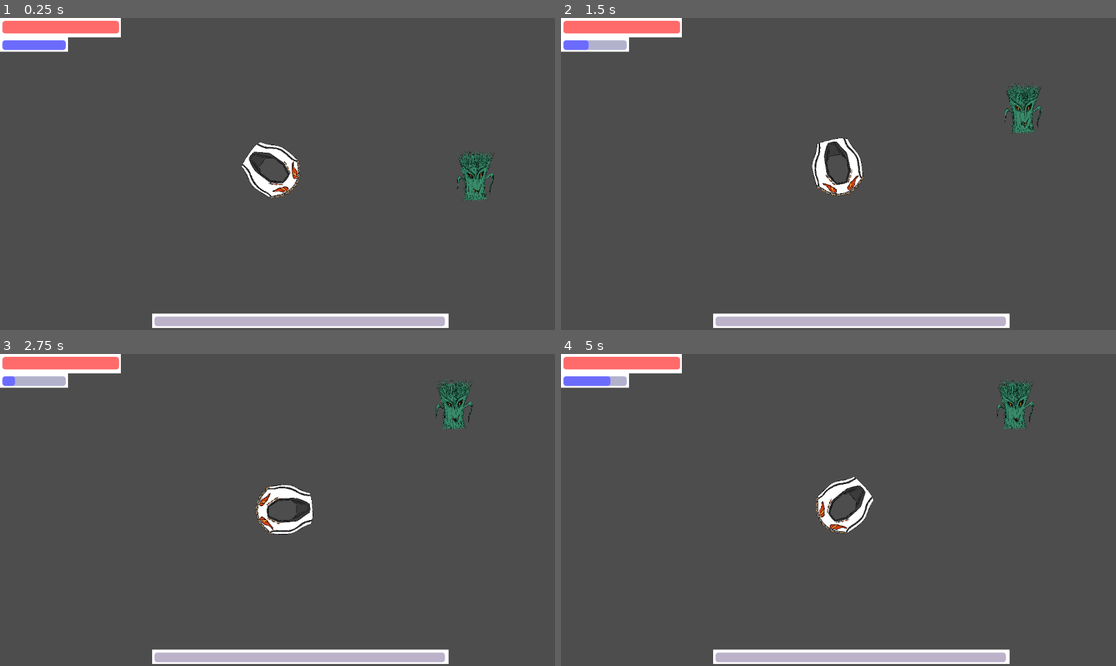
Above: before the commit, frames 1-4 (two rows, left to right).
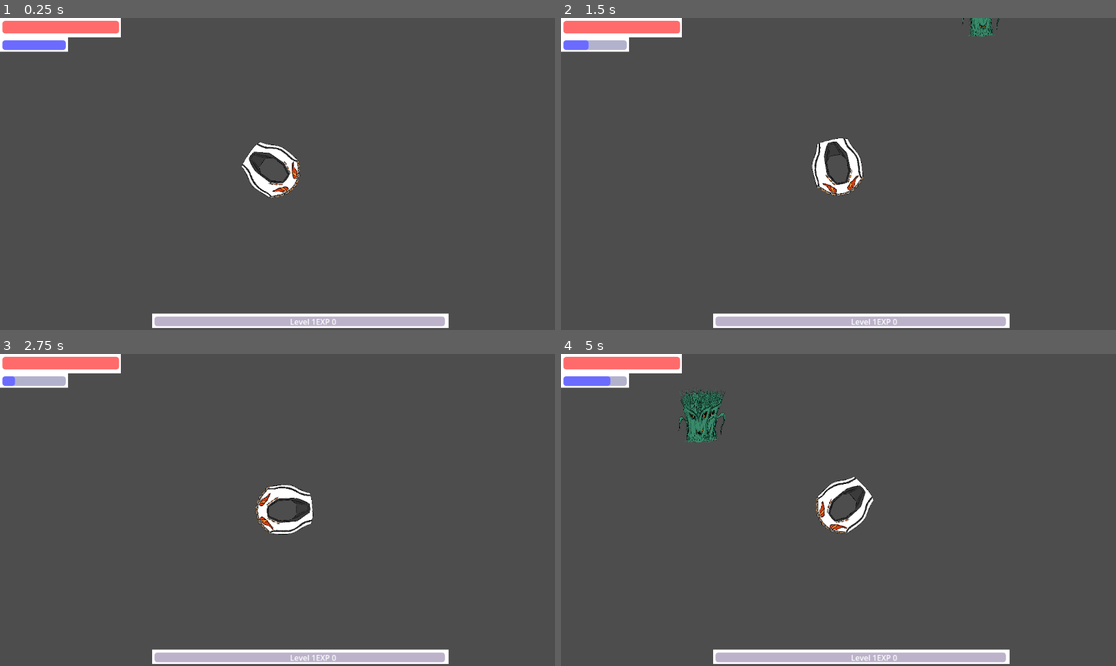
Above: after the commit, the same moments.

Repository: Phistomevel/LameJam
Game: Godot game, scene res://TitleScene.tscn
The game is run twice, just before and just after one commit, with the same random seed, the same clock (stepped at 60 frames per second) and the same inputs. Sound files missing from this copy of the repository are replaced by a short silence.
Inputs:
- Up to frame 1 (0.25 s): no input
- Up to frame 2 (1.5 s): hold Shift 0.53-1.28 s; tap Shift at 1.35 s
- Up to frame 3 (2.75 s): hold Shift from 2.03 s (still down)
- Up to frame 4 (5 s): release Shift at 2.78 s; tap Shift at 2.85, 4.35 s; hold Shift 3.53-4.28 s

The runs differ from the first frame. In frame 1, 0.8% of the frame differs, in the area x 52-90%, y 42-99%; in frame 2, 1.0%; in frame 3, 0.8%; in frame 4, 1.8%, in the area x 21-86%, y 7-99%.
Error before the commit: Invalid assignment of property or key 'speed' with value of type 'int' on a base object of type 'Node2D (GrassEnemy.gd)'. (res://EnemySpawner.gd:15)

Commit message:
2:12 gang

Diff:
--- a/EnemySpawner.gd
+++ b/EnemySpawner.gd
@@ -10,9 +10,8 @@
 func spawnEnemy(type : int, pos : Vector2):
 	var newEnemy = enemylist[type].duplicate(8)
 	newEnemy.position = pos
-	print(pos)
 	newEnemy.set_visible(true)
-	newEnemy.speed = 1
+	newEnemy.Speed = $"../Lawnmower".level
 	newEnemy.get_child(1).monitoring = true
 	newEnemy.get_child(1).monitorable = true
 	add_child(newEnemy)
@@ -26,5 +25,5 @@
 
 
 func _on_timer_timeout():
-	spawnEnemy(0, $"../Lawnmower".global_position + Vector2(randi_range(50,60)*([-1,1][randi_range(0,1)]), randi_range(50,60))*([-1,1][randi_range(0,1)]) )
+	spawnEnemy(0, $"../Lawnmower".global_position + Vector2(randi_range(200,210)*([-1,1][randi_range(0,1)]), randi_range(200,210))*([-1,1][randi_range(0,1)]) )
 	pass # Replace with function body.
--- a/GrassEnemy.gd
+++ b/GrassEnemy.gd
@@ -8,8 +8,9 @@
 
 # Called every frame. 'delta' is the elapsed time since the previous frame.
 func _process(delta):
-	#var target = get_node("../Lawnmower").get_position()
-	#position = position + (target - position).normalized()*delta*Speed
+	#print(get_parent().name)
+	var target =get_node("../../Lawnmower").get_global_position()
+	global_position = global_position + (target - global_position).normalized()*delta* (Speed *5+2)
 	pass
 
 
--- a/LawnmoverCollider.gd
+++ b/LawnmoverCollider.gd
@@ -28,4 +28,5 @@
 
 func _on_harmed(area):
 	get_parent().get_child(0).get_child(0).setHP(get_parent().get_child(0).get_child(0).getHP()-1)
+	area.get_parent().queue_free()
 	pass # Replace with function body.
--- a/TitleScene.tscn
+++ b/TitleScene.tscn
@@ -1,12 +1,14 @@
-[gd_scene load_steps=10 format=3 uid="uid://cwo4b1qya8p6k"]
+[gd_scene load_steps=12 format=3 uid="uid://cwo4b1qya8p6k"]
 
 [ext_resource type="Script" path="res://lawnmower.gd" id="1_gu7k5"]
 [ext_resource type="Script" path="res://camControls.gd" id="2_6uler"]
 [ext_resource type="PackedScene" uid="uid://dhxt6f61gd6sd" path="res://UI.tscn" id="2_jwo10"]
 [ext_resource type="Script" path="res://LawnmoverCollider.gd" id="3_q5edq"]
 [ext_resource type="Texture2D" uid="uid://bcb0obbaaw2er" path="res://roboterMainMitSageblattern.png" id="5_44p1l"]
-[ext_resource type="PackedScene" uid="uid://duxb2kovrpghg" path="res://grass_enemy.tscn" id="6_r7nrt"]
+[ext_resource type="PackedScene" uid="uid://daepcfjwnyyct" path="res://level_up_screen.tscn" id="7_h5l0x"]
+[ext_resource type="AudioStream" uid="uid://cor0qslmh67x6" path="res://bridge2.mp3" id="7_pi5e0"]
 [ext_resource type="PackedScene" uid="uid://dtbmb63ogycr5" path="res://enemy_spawner.tscn" id="8_mhbho"]
+[ext_resource type="Script" path="res://MusicController.gd" id="8_wryji"]
 
 [sub_resource type="RectangleShape2D" id="RectangleShape2D_6l6ta"]
 size = Vector2(1.53333, 6.33333)
@@ -49,13 +51,20 @@
 scale = Vector2(0.75, 0.75)
 texture = ExtResource("5_44p1l")
 
-[node name="GrassEnemy" parent="." instance=ExtResource("6_r7nrt")]
-position = Vector2(27.4, 0.333333)
-scale = Vector2(1, 1)
-
 [node name="EnemySpawner" parent="." instance=ExtResource("8_mhbho")]
 scale = Vector2(0.1, 0.1)
 
+[node name="LevelUpScreen" parent="." instance=ExtResource("7_h5l0x")]
+position = Vector2(-40.9333, -21.2667)
+scale = Vector2(0.07, 0.07)
+
+[node name="AudioStreamPlayer" type="AudioStreamPlayer" parent="."]
+stream = ExtResource("7_pi5e0")
+volume_db = -10.965
+script = ExtResource("8_wryji")
+
+[connection signal="levelUP" from="Lawnmower/Camera2D/Node2D" to="Lawnmower" method="_on_level_up"]
 [connection signal="area_entered" from="Lawnmower/Area2D" to="Lawnmower/Area2D" method="_on_area_entered"]
 [connection signal="area_entered" from="Lawnmower/Area2D2" to="Lawnmower/Area2D" method="_on_harmed"]
 [connection signal="area_entered" from="Lawnmower/Area2D2" to="Lawnmower/Area2D2" method="_on_area_entered"]
+[connection signal="finished" from="AudioStreamPlayer" to="AudioStreamPlayer" method="_on_finished"]
--- a/UI.tscn
+++ b/UI.tscn
@@ -63,3 +63,10 @@
 offset_bottom = 26.0
 value = 50.0
 show_percentage = false
+
+[node name="Label" type="Label" parent="EXPBar"]
+layout_mode = 0
+offset_left = 285.0
+offset_top = 5.0
+offset_right = 325.0
+offset_bottom = 28.0
--- a/UIHUD.gd
+++ b/UIHUD.gd
@@ -4,6 +4,7 @@
 var EXP
 var levelList = [0, 10, 20, 40, 60, 100, 150, 200, 300, 500]
 var level = 1
+signal levelUP
 
 # Called when the node enters the scene tree for the first time.
 func _ready():
@@ -35,7 +36,10 @@
 	EXP = newValue
 	if EXP >= levelList[level]:
 		level = level + 1
+		levelUP.emit()
+		EXP = 0
 	get_child(2).get_child(0).value = 100 * EXP/(levelList[level]-levelList[level-1])
+	get_child(2).get_child(1).text = "Level " + var_to_str(level) + "EXP "+ var_to_str(EXP)
 	pass
 
 func getEXP():
--- a/camControls.gd
+++ b/camControls.gd
@@ -9,4 +9,5 @@
 # Called every frame. 'delta' is the elapsed time since the previous frame.
 func _process(delta):
 	global_rotation = 0
+	position = Vector2(0,0)
 	pass
--- a/lawnmower.gd
+++ b/lawnmower.gd
@@ -5,6 +5,7 @@
 @export var DashLength: float = 1.5
 @export var DashCooldownLength: float = 4
 
+var level = 1
 var dash
 @export var isDashing: bool = false
 var dashCooldown
@@ -32,3 +33,10 @@
 		dashCooldown += delta
 		get_child(0).get_child(0).setDashCharge(dashCooldown, DashCooldownLength)
 	pass
+
+
+func _on_level_up():
+	level = level + 1
+	Engine.time_scale = 0
+	get_parent().get_node("LevelUpScreen").onLevelUp(level)
+	pass # Replace with function body.
